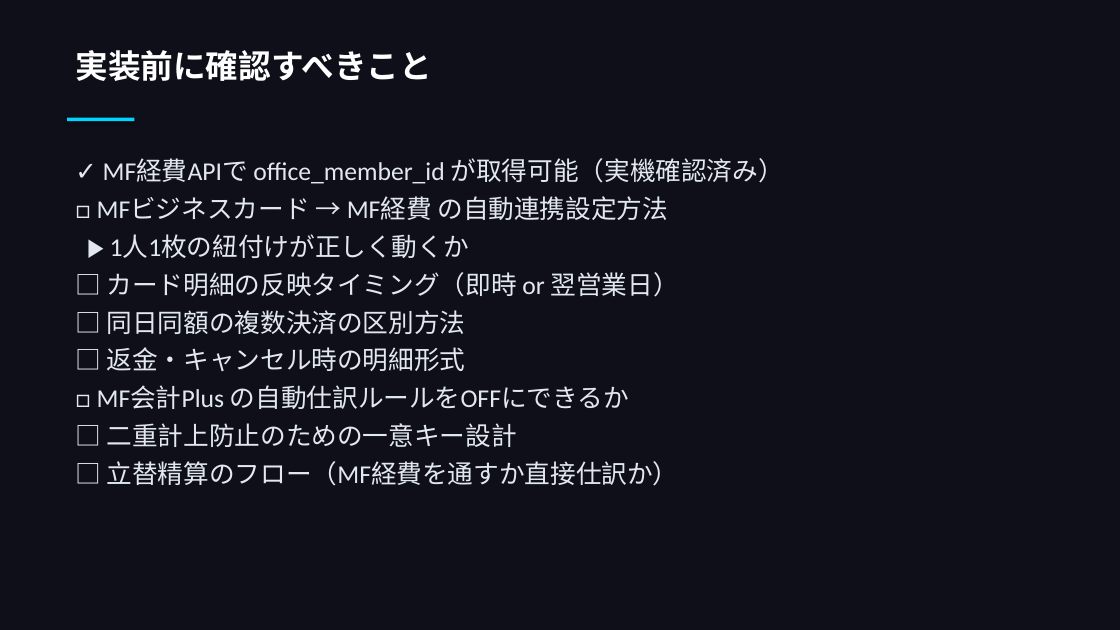
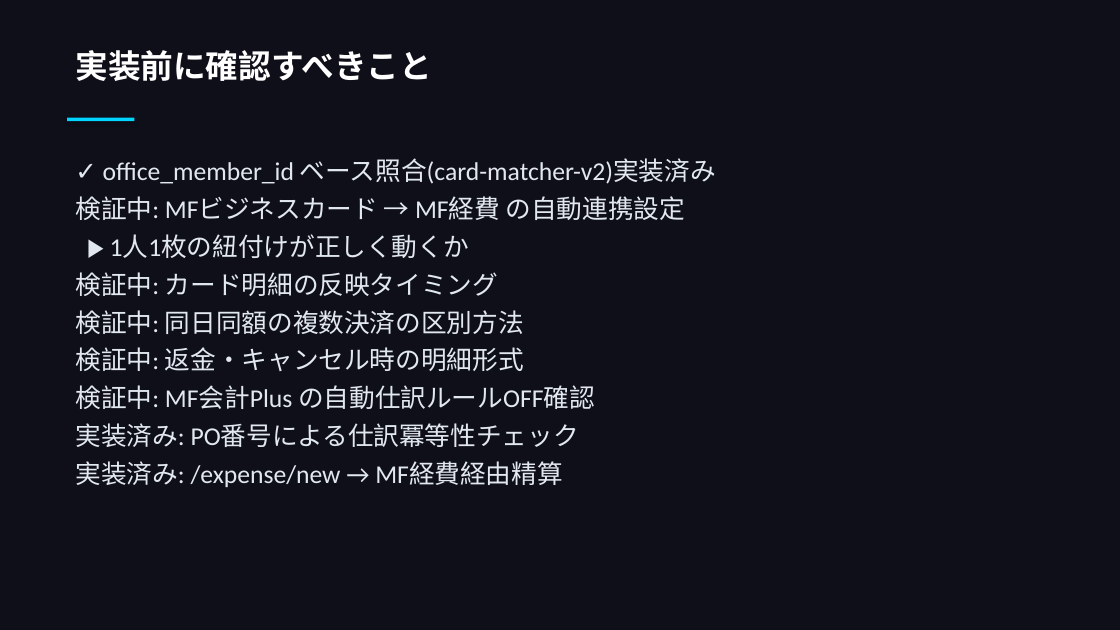
Before and after one commit to takeshiizawa123/next-procurement-poc, a slide deck: slide 23 of docs/workflow-design-b-route.pptx. Drawn at 1120x630 pixels with LibreOffice and Linux fonts; fonts in the diff are those of the drawing. Boxes give left, top, right and bottom in pixels: in the first picture for what was removed or moved away, otherwise in the second. Text is boxed around its words. In the diff, an @@ line names an element or a change of style, - is before the commit and + after.

```diff
--- a/docs/workflow-design-b-route.pptx
+++ b/docs/workflow-design-b-route.pptx
@@ text at (x1=75, y1=158, x2=716, y2=220): text changed @@
-✓ MF経費APIで office_member_id が取得可能（実機確認済み）
-□ MFビジネスカード → MF経費 の自動連携設定方法
+✓ office_member_id ベース照合(card-matcher-v2)実装済み
+検証中: MFビジネスカード → MF経費 の自動連携設定
@@ text at (x1=75, y1=272, x2=595, y2=487): text changed @@
-□ カード明細の反映タイミング（即時 or 翌営業日）
-□ 同日同額の複数決済の区別方法
-□ 返金・キャンセル時の明細形式
-□ MF会計Plus の自動仕訳ルールをOFFにできるか
-□ 二重計上防止のための一意キー設計
-□ 立替精算のフロー（MF経費を通すか直接仕訳か）
+検証中: カード明細の反映タイミング
+検証中: 同日同額の複数決済の区別方法
+検証中: 返金・キャンセル時の明細形式
+検証中: MF会計Plus の自動仕訳ルールOFF確認
+実装済み: PO番号による仕訳冪等性チェック
+実装済み: /expense/new → MF経費経由精算
```
Also in this commit, not shown: 3 other slides changed, 4 other files.
